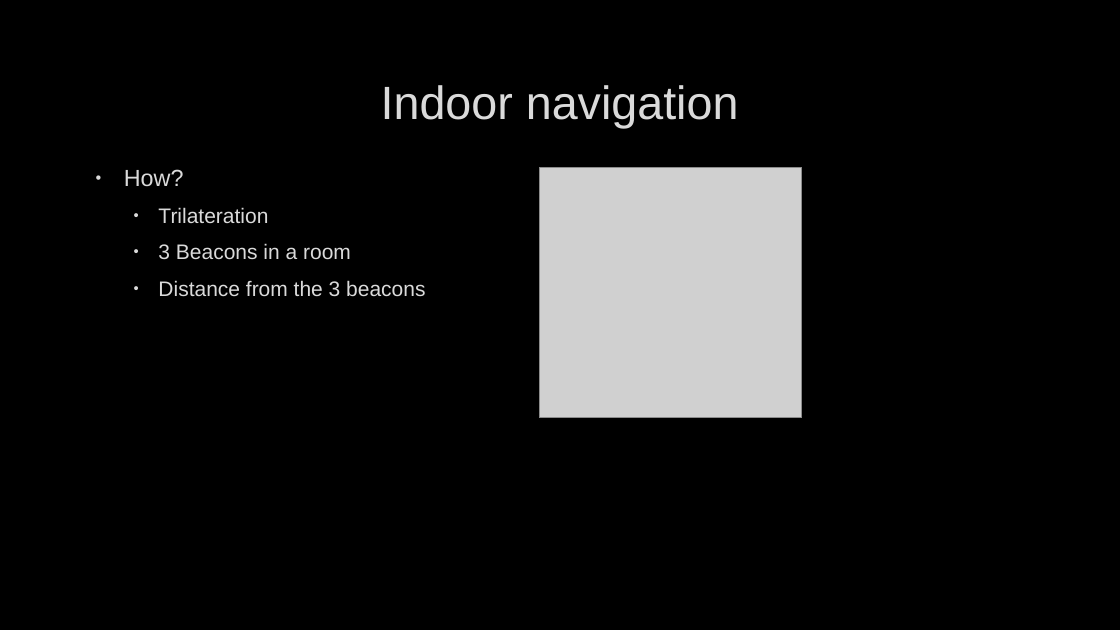
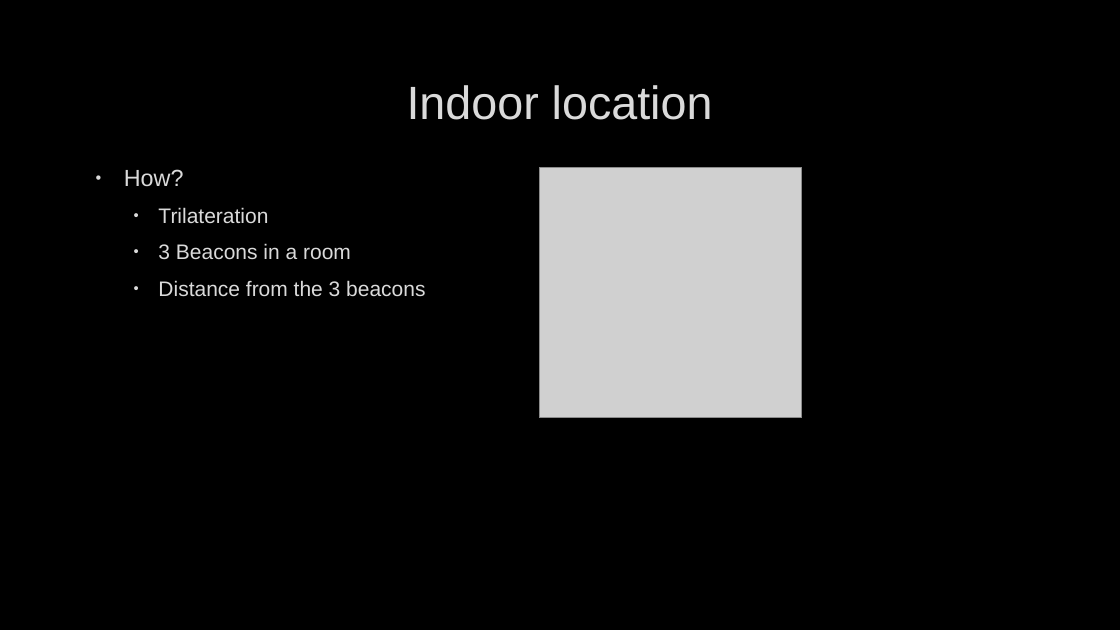
Before and after one commit to wouter-vv/BachelorProject, a slide deck: slide 8 of presentatie.pptx. Drawn at 1120x630 pixels with LibreOffice and Linux fonts; fonts in the diff are those of the drawing; grey boxes stand for pictures; background and template pictures are left out. Boxes give left, top, right and bottom in pixels: in the first picture for what was removed or moved away, otherwise in the second. Text is boxed around its words. In the diff, an @@ line names an element or a change of style, - is before the commit and + after.

```diff
--- a/presentatie.pptx
+++ b/presentatie.pptx
@@ title at (407,85,713,120): text changed @@
-Indoor navigation
+Indoor location
```
Also in this commit, not shown: 1 other slide changed.
